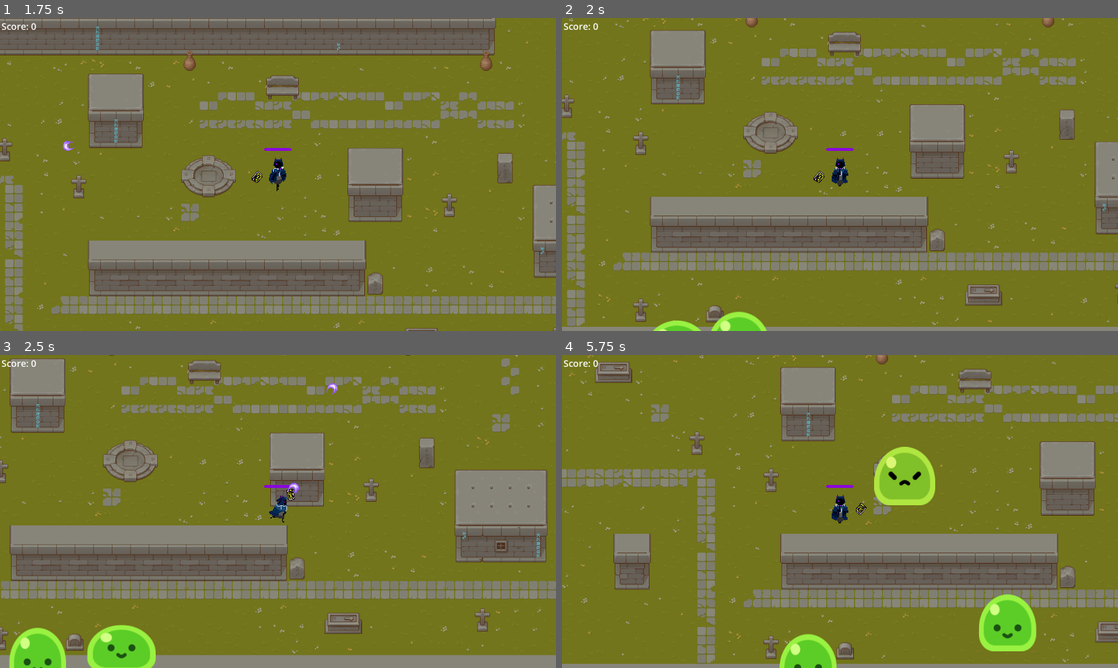
Above: before the commit, frames 1-4 (two rows, left to right).
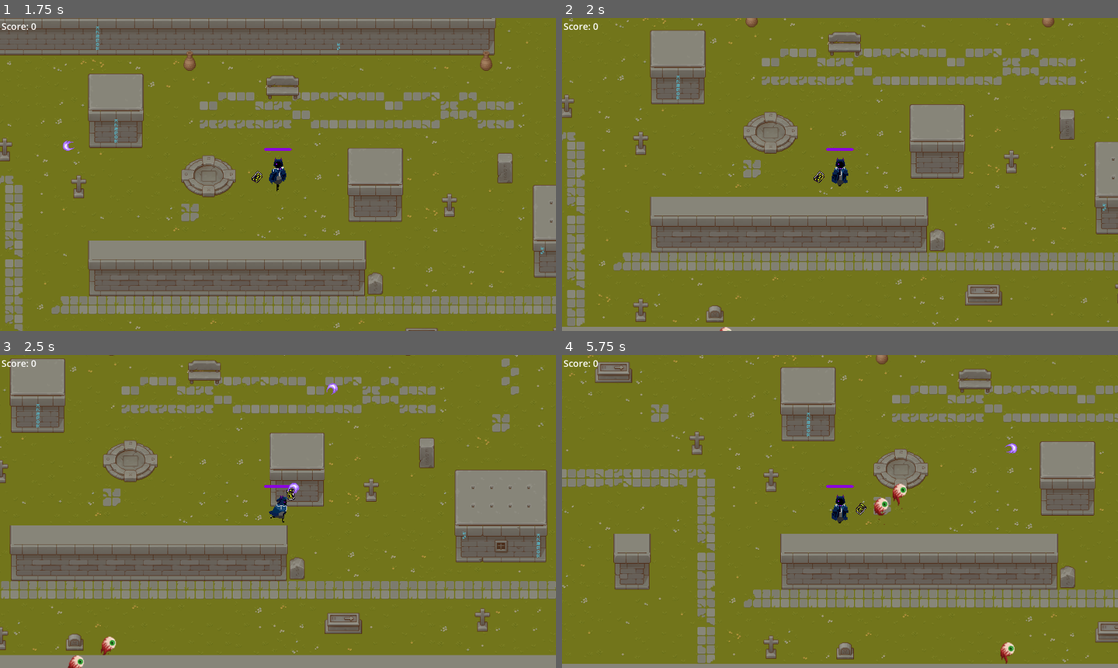
Above: after the commit, the same moments.

Repository: dominikvanduch/ak8po-thegame
Game: Godot game, scene res://game.tscn
Two runs of this game, one before a commit and one after it. Both use one fixed random seed, a clock stepped at 60 frames per second and the inputs below.
Inputs (mouse positions are in pixels of both pictures, inside the frame that each line leads up to):
- Up to frame 1 (1.75 s): tap Enter at 0.5 s; move the mouse to (400, 158) at 0.52 s; press the mouse at (400, 158) at 0.53 s; hold D (move_right) 0.53-1.28 s; move the mouse to (166, 190) at 1.27 s; release the mouse at (166, 190) at 1.28 s; hold S (move_down) from 1.28 s (still down); click (166, 190) at 1.35 s
- Up to frame 2 (2 s): keep holding S (move_down)
- Up to frame 3 (2.5 s): move the mouse to (333, 442) at 2.02 s; release S (move_down) at 2.03 s; press the mouse at (333, 442) at 2.03 s; hold D (move_right) from 2.03 s (still down)
- Up to frame 4 (5.75 s): move the mouse to (812, 574) at 2.77 s; release D (move_right) at 2.78 s; release the mouse at (812, 574) at 2.78 s; hold W (move_up) 2.78-3.53 s; click (812, 574) at 2.85 s; move the mouse to (1006, 558) at 3.52 s; press the mouse at (1006, 558) at 3.53 s; hold A (move_left) 3.53-5.03 s; move the mouse to (673, 464) at 4.27 s; release the mouse at (673, 464) at 4.28 s; click (673, 464) at 4.35 s; move the mouse to (867, 511) at 5.02 s; press the mouse at (867, 511) at 5.03 s; hold S (move_down) from 5.03 s (still down)

Frame 1 is identical in both runs. In frame 2, 0.7% of the frame differs, in the area x 16-37%, y 93-100%; in frame 3, 2.6%; in frame 4, 4.4%, in the area x 39-86%, y 28-100%.

Commit message:
New enemy design
Added new enemy design sprite and colision

Diff:
--- a/characters/slime/slime.gd
+++ b/characters/slime/slime.gd
@@ -2,9 +2,9 @@
 
 
 func play_walk():
-	%AnimationPlayer.play("walk")
+	%AnimationPlayer.play("walk_eye")
 
 
 func play_hurt():
-	%AnimationPlayer.play("hurt")
-	%AnimationPlayer.queue("walk")
+	%AnimationPlayer.play("hurt_eye")
+	%AnimationPlayer.queue("walk_eye")
--- a/characters/slime/slime.tscn
+++ b/characters/slime/slime.tscn
@@ -6,6 +6,7 @@
 [ext_resource type="Texture2D" uid="uid://c078jrp2yvc4s" path="res://characters/slime/slime_face.png" id="2_ygydt"]
 [ext_resource type="Texture2D" uid="uid://btbxea1f3vwot" path="res://characters/slime/slime_body_hurt.png" id="4_0qu0c"]
 [ext_resource type="Texture2D" uid="uid://cai2ijnbypqtr" path="res://characters/slime/slime_hurt_eyes.png" id="4_hi70h"]
+[ext_resource type="Texture2D" uid="uid://blxlrajfqcoqb" path="res://characters/Eyeball.png" id="7_8mydv"]
 
 [sub_resource type="Animation" id="Animation_y4lve"]
 length = 0.001
@@ -68,6 +69,18 @@
 "transitions": PackedFloat32Array(1),
 "update": 0,
 "values": [Vector2(1, 1)]
+}
+tracks/5/type = "value"
+tracks/5/imported = false
+tracks/5/enabled = true
+tracks/5/path = NodePath("Eye:frame")
+tracks/5/interp = 1
+tracks/5/loop_wrap = true
+tracks/5/keys = {
+"times": PackedFloat32Array(0),
+"transitions": PackedFloat32Array(1),
+"update": 1,
+"values": [3]
 }
 
 [sub_resource type="Animation" id="Animation_lu163"]
@@ -203,18 +216,55 @@
 "values": [-24.0, -28.0, -24.0]
 }
 
+[sub_resource type="Animation" id="Animation_mol8v"]
+resource_name = "walk_eye"
+length = 1.65
+loop_mode = 1
+step = 0.2
+tracks/0/type = "value"
+tracks/0/imported = false
+tracks/0/enabled = true
+tracks/0/path = NodePath("Eye:frame")
+tracks/0/interp = 1
+tracks/0/loop_wrap = true
+tracks/0/keys = {
+"times": PackedFloat32Array(0, 0.2, 0.4, 0.6, 0.8, 1, 1.2, 1.4),
+"transitions": PackedFloat32Array(1, 1, 1, 1, 1, 1, 1, 1),
+"update": 1,
+"values": [3, 4, 5, 6, 7, 6, 5, 4]
+}
+
+[sub_resource type="Animation" id="Animation_ugmxt"]
+resource_name = "hurt_eye"
+length = 0.25
+tracks/0/type = "value"
+tracks/0/imported = false
+tracks/0/enabled = true
+tracks/0/path = NodePath("Eye:frame")
+tracks/0/interp = 1
+tracks/0/loop_wrap = true
+tracks/0/keys = {
+"times": PackedFloat32Array(0, 0.1, 0.2),
+"transitions": PackedFloat32Array(1, 1, 1),
+"update": 1,
+"values": [13, 14, 15]
+}
+
 [sub_resource type="AnimationLibrary" id="AnimationLibrary_j6cum"]
 _data = {
 "RESET": SubResource("Animation_y4lve"),
 "hurt": SubResource("Animation_lu163"),
+"hurt_eye": SubResource("Animation_ugmxt"),
 "idle": SubResource("Animation_71vdi"),
-"walk": SubResource("Animation_l6fy2")
+"walk": SubResource("Animation_l6fy2"),
+"walk_eye": SubResource("Animation_mol8v")
 }
 
 [node name="Slime" type="Node2D"]
 script = ExtResource("1_87y5x")
 
 [node name="GroundShadow" type="Sprite2D" parent="."]
+visible = false
 modulate = Color(0.898039, 0.878431, 0.831373, 1)
 z_index = -1
 z_as_relative = false
@@ -222,6 +272,7 @@
 texture = ExtResource("1_cq7ej")
 
 [node name="Anchor" type="Marker2D" parent="."]
+visible = false
 
 [node name="SlimeBody" type="Sprite2D" parent="Anchor"]
 texture = ExtResource("1_3j35h")
@@ -243,3 +294,11 @@
 libraries = {
 "": SubResource("AnimationLibrary_j6cum")
 }
+
+[node name="Eye" type="Sprite2D" parent="."]
+position = Vector2(0, 1)
+scale = Vector2(1.5, 1.5)
+texture = ExtResource("7_8mydv")
+hframes = 4
+vframes = 5
+frame = 3
--- a/slime.tscn
+++ b/slime.tscn
@@ -3,8 +3,9 @@
 [ext_resource type="PackedScene" uid="uid://ogik4s70pgwl" path="res://characters/slime/slime.tscn" id="1_4klrc"]
 [ext_resource type="Script" path="res://slime.gd" id="1_4rrn2"]
 
-[sub_resource type="CircleShape2D" id="CircleShape2D_3ydjf"]
-radius = 52.0
+[sub_resource type="CapsuleShape2D" id="CapsuleShape2D_mumlh"]
+radius = 15.0
+height = 44.0
 
 [node name="Slime" type="CharacterBody2D"]
 collision_layer = 2
@@ -15,5 +16,4 @@
 unique_name_in_owner = true
 
 [node name="CollisionShape2D" type="CollisionShape2D" parent="."]
-position = Vector2(0, -30)
-shape = SubResource("CircleShape2D_3ydjf")
+shape = SubResource("CapsuleShape2D_mumlh")
Binary file added: characters/Eyeball.png
Not shown, added: characters/Eyeball.png.import
Not shown: 1 places in characters/slime/slime.tscn that only renumber resources
